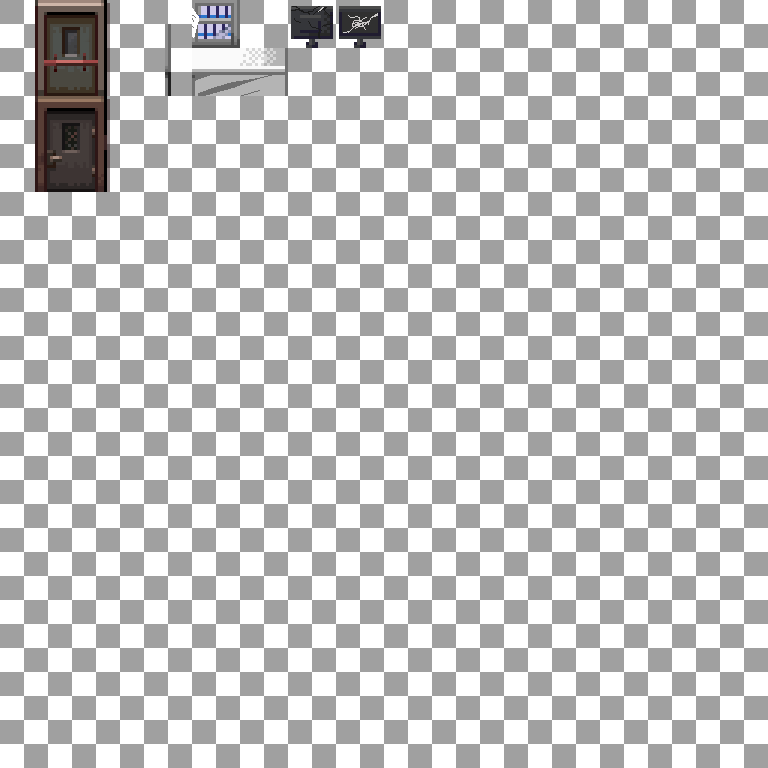
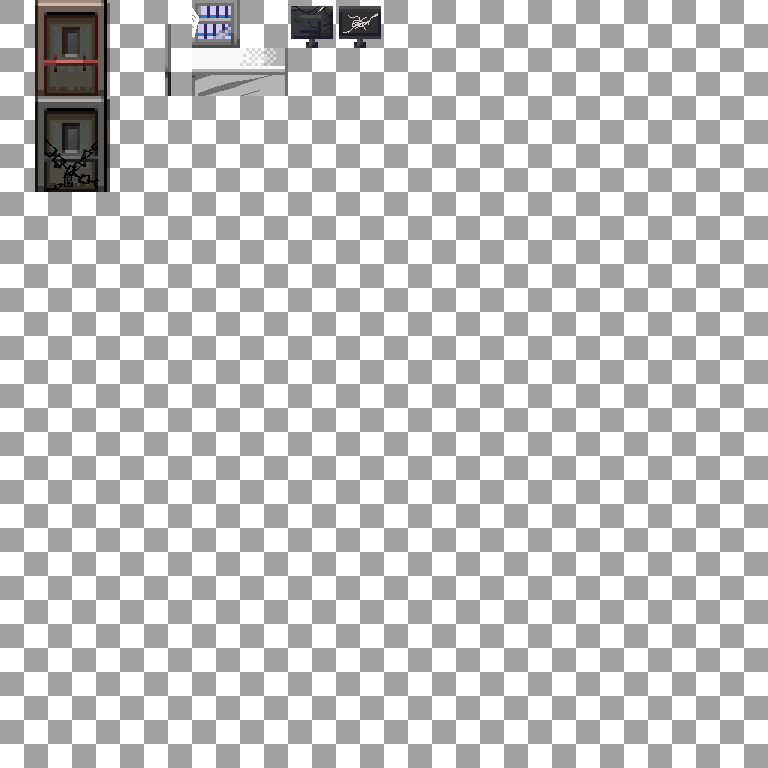
Layers edited between the first and the second 768 x 768 image:
added group "Door Chained" with 2 layers above "Layer 2" over [35, 96, 110, 192]
added layer "Door Chains" in group "Door Chained" over [35, 96, 110, 192]
